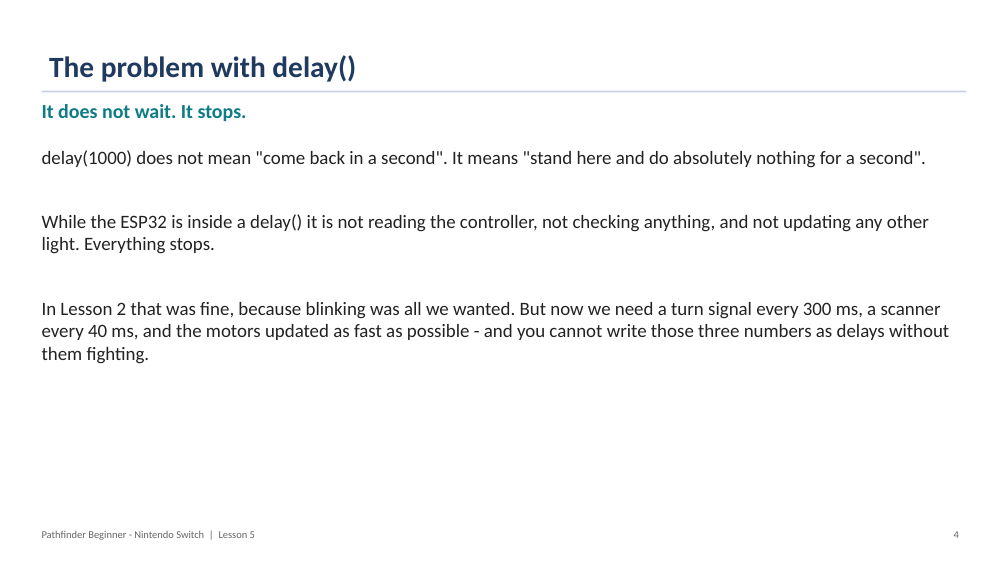
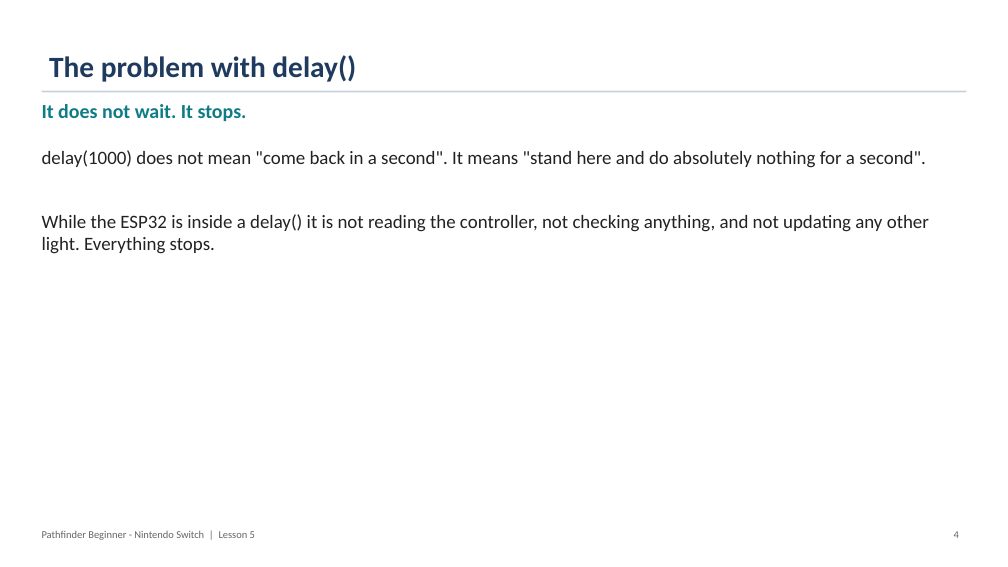
Before and after one commit to PorpoiseRobotics/porpoise-robotics, a slide deck: slide 5 of ground-vehicle/docs/courses/beginner-switch/l5_maneuvers_with_lights.pptx. Drawn at 1008x567 pixels with LibreOffice and Linux fonts; fonts in the diff are those of the drawing. Boxes give left, top, right and bottom in pixels: in the first picture for what was removed or moved away, otherwise in the second. Text is boxed around its words. In the diff, an @@ line names an element or a change of style, - is before the commit and + after.

```diff
--- a/ground-vehicle/docs/courses/beginner-switch/l5_maneuvers_with_lights.pptx
+++ b/ground-vehicle/docs/courses/beginner-switch/l5_maneuvers_with_lights.pptx
@@ text at [42,302,949,364]: paragraph removed @@
-In Lesson 2 that was fine, because blinking was all we wanted. But now we need a turn signal every 300 ms, a scanner every 40 ms, and the motors updated as fast as possible - and you cannot write those three numbers as delays without them fighting.
```
Also in this commit, not shown: 31 other slides changed, 4 slides added, 1 slide removed, 23 other files.
